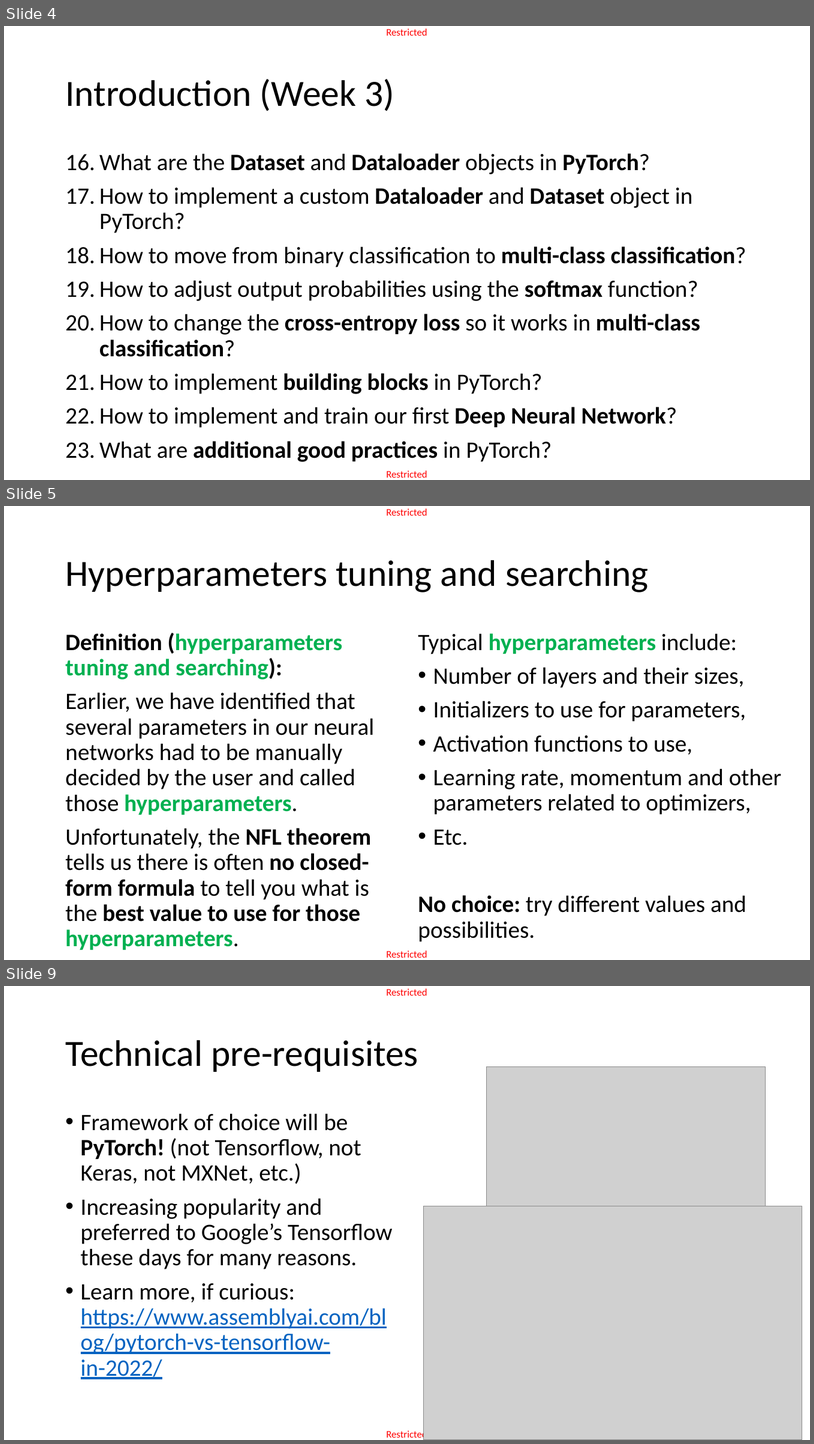
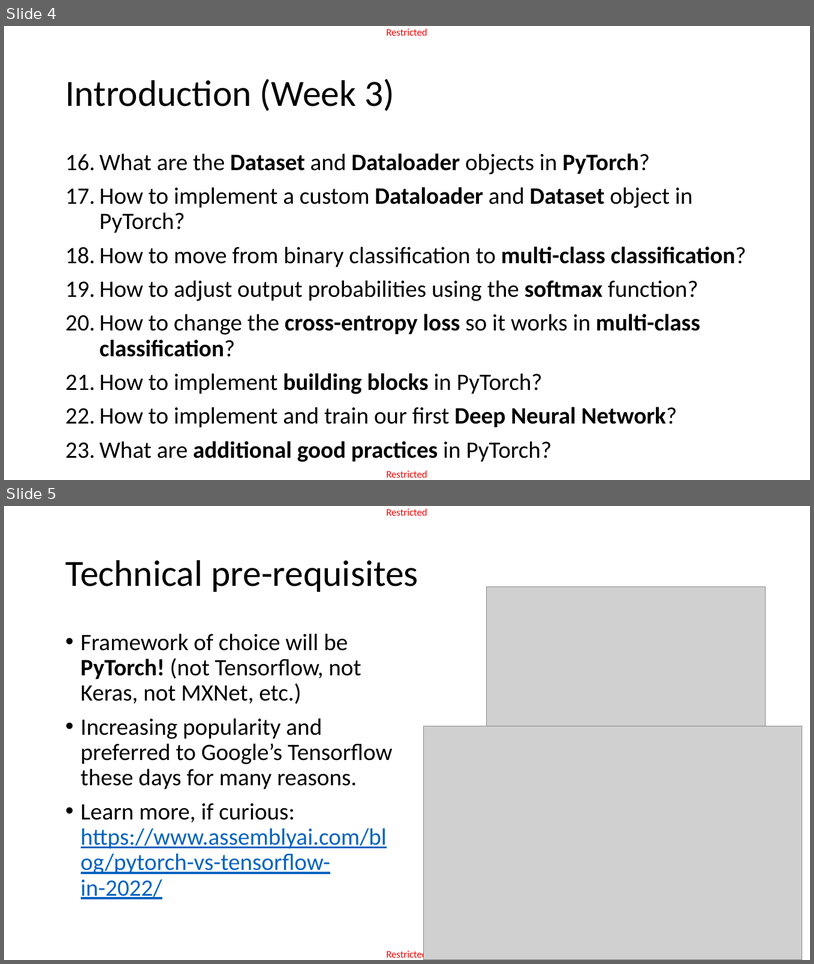
Before and after one commit to matthieudemari/SUTD_DL_50_039, a slide deck: W3/1. W3S1 final/W3S1.pptx. Shown one above the other, each under a label of ours: slides 4, 5 and 9 before the commit, slides 4 and 5 after it; the slides between them are not shown. The pictures are 814x1444 and 814x964 pixels, drawn with LibreOffice and Linux fonts; fonts in the diff are those of the drawing; grey boxes stand for pictures. Boxes give left, top, right and bottom in pixels: in the first picture for what was removed or moved away, otherwise in the second. Text is boxed around its words. In the diff, an @@ line names an element or a change of style, - is before the commit and + after.

```diff
--- a/W3/1. W3S1 final/W3S1.pptx
+++ b/W3/1. W3S1 final/W3S1.pptx
@@ slide 5 removed at box(4, 506, 810, 960), background #FFFFFF; not listed: 2 template elements that a slide beside it also shows @@
@@ title removed at box(65, 560, 648, 592) @@
-Hyperparameters tuning and searching
@@ text removed at box(65, 633, 374, 949) @@
-Definition (hyperparameters tuning and searching):
-Earlier, we have identified that several parameters in our neural networks had to be manually decided by the user and called those hyperparameters.
-Unfortunately, the NFL theorem tells us there is often no closed-form formula to tell you what is the best value to use for those hyperparameters.
@@ text removed at box(418, 633, 782, 942) @@
-Typical hyperparameters include:
-• Number of layers and their sizes,
-• Initializers to use for parameters,
-• Activation functions to use,
-• Learning rate, momentum and other parameters related to optimizers,
-• Etc.
-No choice: try different values and possibilities.
@@ what was slide 9 is now slide 5 @@
```
Also in this commit, not shown: 3 slides changed, 1 slide added, 3 other slides removed, 3 other files.
